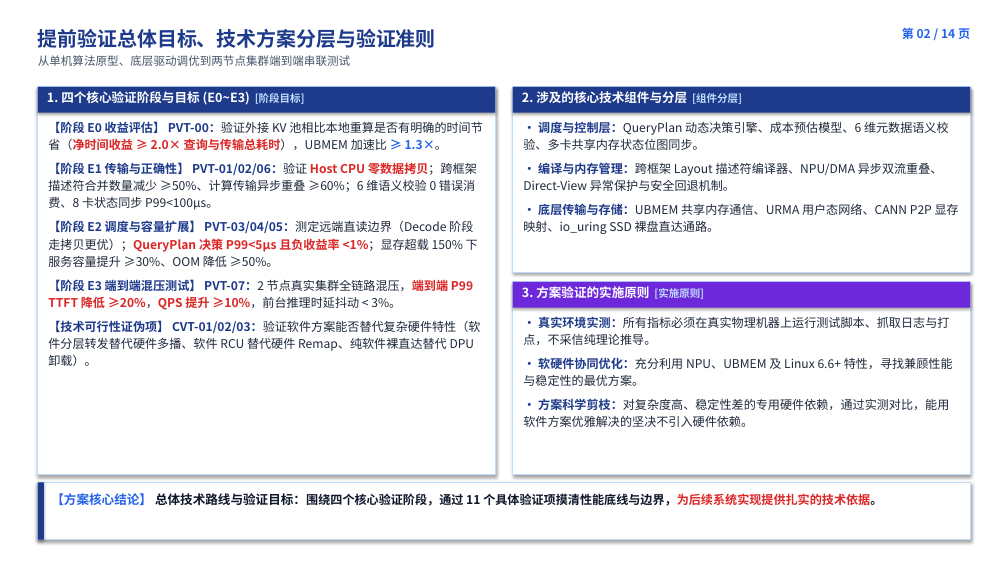
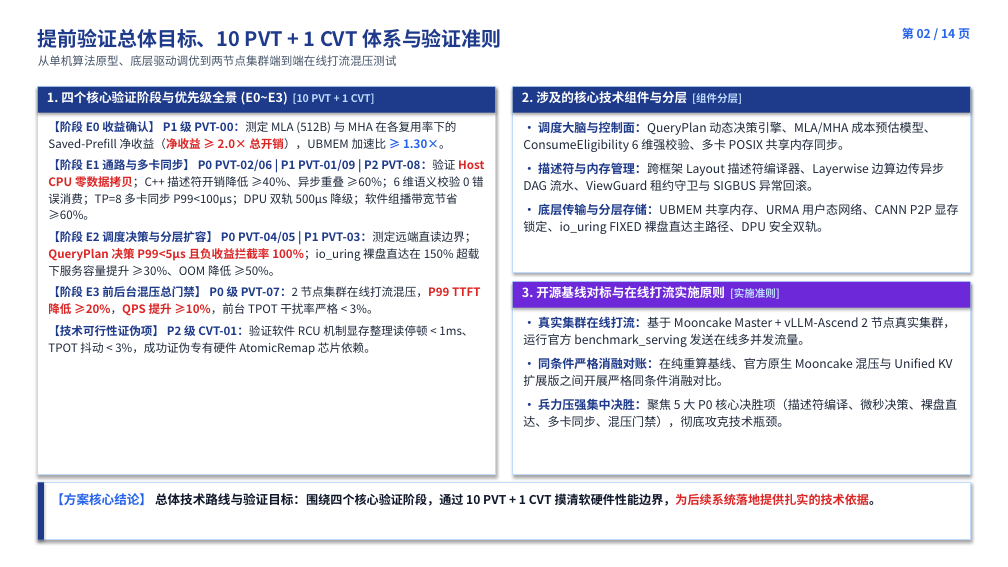
Before and after one commit to stonetree/reports, a slide deck: slide 2 of kvcache/unified_kv_memory/提前验证方案设计/验证计划方案设计/开发人员串讲PPT/00_统一异构KVCache存储池_提前验证全景与开发串讲完整版_预审版.pptx. Drawn at 1008x567 pixels with LibreOffice and Linux fonts; fonts in the diff are those of the drawing. Boxes give left, top, right and bottom in pixels: in the first picture for what was removed or moved away, otherwise in the second. Text is boxed around its words. In the diff, an @@ line names an element or a change of style, - is before the commit and + after.

```diff
--- a/kvcache/unified_kv_memory/提前验证方案设计/验证计划方案设计/开发人员串讲PPT/00_统一异构KVCache存储池_提前验证全景与开发串讲完整版_预审版.pptx
+++ b/kvcache/unified_kv_memory/提前验证方案设计/验证计划方案设计/开发人员串讲PPT/00_统一异构KVCache存储池_提前验证全景与开发串讲完整版_预审版.pptx
@@ text at bbox=[38, 29, 501, 66]: text changed @@
-提前验证总体目标、技术方案分层与验证准则
-从单机算法原型、底层驱动调优到两节点集群端到端串联测试
+提前验证总体目标、10 PVT + 1 CVT 体系与验证准则
+从单机算法原型、底层驱动调优到两节点集群端到端在线打流混压测试
@@ text at bbox=[47, 91, 375, 105]: text changed @@
-1. 四个核心验证阶段与目标 (E0~E3) [阶段目标]
+1. 四个核心验证阶段与优先级全景 (E0~E3) [10 PVT + 1 CVT]
@@ text at bbox=[48, 121, 484, 355]: text changed; size 11.5 to 11 pt @@
-【阶段 E0 收益评估】 PVT-00：验证外接 KV 池相比本地重算是否有明确的时间节省（净时间收益 ≥ 2.0× 查询与传输总耗时），UBMEM 加速比 ≥ 1.3×。
-【阶段 E1 传输与正确性】 PVT-01/02/06：验证 Host CPU 零数据拷贝；跨框架描述符合并数量减少 ≥50%、计算传输异步重叠 ≥60%；6 维语义校验 0 错误消费、8 卡状态同步 P99<100µs。
-【阶段 E2 调度与容量扩展】 PVT-03/04/05：测定远端直读边界（Decode 阶段走拷贝更优）；QueryPlan 决策 P99<5µs 且负收益率 <1%；显存超载 150% 下服务容量提升 ≥30%、OOM 降低 ≥50%。
-【阶段 E3 端到端混压测试】 PVT-07：2 节点真实集群全链路混压，端到端 P99 TTFT 降低 ≥20%，QPS 提升 ≥10%，前台推理时延抖动 < 3%。
-【技术可行性证伪项】 CVT-01/02/03：验证软件方案能否替代复杂硬件特性（软件分层转发替代硬件多播、软件 RCU 替代硬件 Remap、纯软件裸直达替代 DPU 卸载）。
+【阶段 E0 收益确认】 P1 级 PVT-00：测定 MLA (512B) 与 MHA 在各复用率下的 Saved-Prefill 净收益（净收益 ≥ 2.0× 总开销），UBMEM 加速比 ≥ 1.30×。
+【阶段 E1 通路与多卡同步】 P0 PVT-02/06 | P1 PVT-01/09 | P2 PVT-08：验证 Host CPU 零数据拷贝；C++ 描述符开销降低 ≥40%、异步重叠 ≥60%；6 维语义校验 0 错误消费；TP=8 多卡同步 P99<100µs；DPU 双轨 500µs 降级；软件组播带宽节省 ≥60%。
+【阶段 E2 调度决策与分层扩容】 P0 PVT-04/05 | P1 PVT-03：测定远端直读边界；QueryPlan 决策 P99<5µs 且负收益拦截率 100%；io_uring 裸盘直达在 150% 超载下服务容量提升 ≥30%、OOM 降低 ≥50%。
+【阶段 E3 前后台混压总门禁】 P0 级 PVT-07：2 节点集群在线打流混压，P99 TTFT 降低 ≥20%，QPS 提升 ≥10%，前台 TPOT 干扰率严格 < 3%。
+【技术可行性证伪项】 P2 级 CVT-01：验证软件 RCU 机制显存整理读停顿 < 1ms、TPOT 抖动 < 3%，成功证伪专有硬件 AtomicRemap 芯片依赖。
@@ text at bbox=[523, 121, 959, 234]: text changed @@
-• 调度与控制层：QueryPlan 动态决策引擎、成本预估模型、6 维元数据语义校验、多卡共享内存状态位图同步。
-• 编译与内存管理：跨框架 Layout 描述符编译器、NPU/DMA 异步双流重叠、Direct-View 异常保护与安全回退机制。
-• 底层传输与存储：UBMEM 共享内存通信、URMA 用户态网络、CANN P2P 显存映射、io_uring SSD 裸盘直达通路。
+• 调度大脑与控制面：QueryPlan 动态决策引擎、MLA/MHA 成本预估模型、ConsumeEligibility 6 维强校验、多卡 POSIX 共享内存同步。
+• 描述符与内存管理：跨框架 Layout 描述符编译器、Layerwise 边算边传异步 DAG 流水、ViewGuard 租约守卫与 SIGBUS 异常回滚。
+• 底层传输与分层存储：UBMEM 共享内存、URMA 用户态网络、CANN P2P 显存锁定、io_uring FIXED 裸盘直达主路径、DPU 安全双轨。
@@ text at bbox=[522, 286, 780, 299]: text changed @@
-3. 方案验证的实施原则 [实施原则]
+3. 开源基线对标与在线打流实施原则 [实施准则]
@@ text at bbox=[523, 316, 957, 427]: text changed @@
-• 真实环境实测：所有指标必须在真实物理机器上运行测试脚本、抓取日志与打点，不采信纯理论推导。
-• 软硬件协同优化：充分利用 NPU、UBMEM 及 Linux 6.6+ 特性，寻找兼顾性能与稳定性的最优方案。
-• 方案科学剪枝：对复杂度高、稳定性差的专用硬件依赖，通过实测对比，能用软件方案优雅解决的坚决不引入硬件依赖。
+• 真实集群在线打流：基于 Mooncake Master + vLLM-Ascend 2 节点真实集群，运行官方 benchmark_serving 发送在线多并发流量。
+• 同条件严格消融对账：在纯重算基线、官方原生 Mooncake 混压与 Unified KV 扩展版之间开展严格同条件消融对比。
+• 兵力压强集中决胜：聚焦 5 大 P0 核心决胜项（描述符编译、微秒决策、裸盘直达、多卡同步、混压门禁），彻底攻克技术瓶颈。
@@ text at bbox=[51, 493, 882, 506]: text changed @@
-【方案核心结论】 总体技术路线与验证目标：围绕四个核心验证阶段，通过 11 个具体验证项摸清性能底线与边界，为后续系统实现提供扎实的技术依据。
+【方案核心结论】 总体技术路线与验证目标：围绕四个核心验证阶段，通过 10 PVT + 1 CVT 摸清软硬件性能边界，为后续系统落地提供扎实的技术依据。
```
Also in this commit, not shown: 13 other slides changed, 5 other files.
